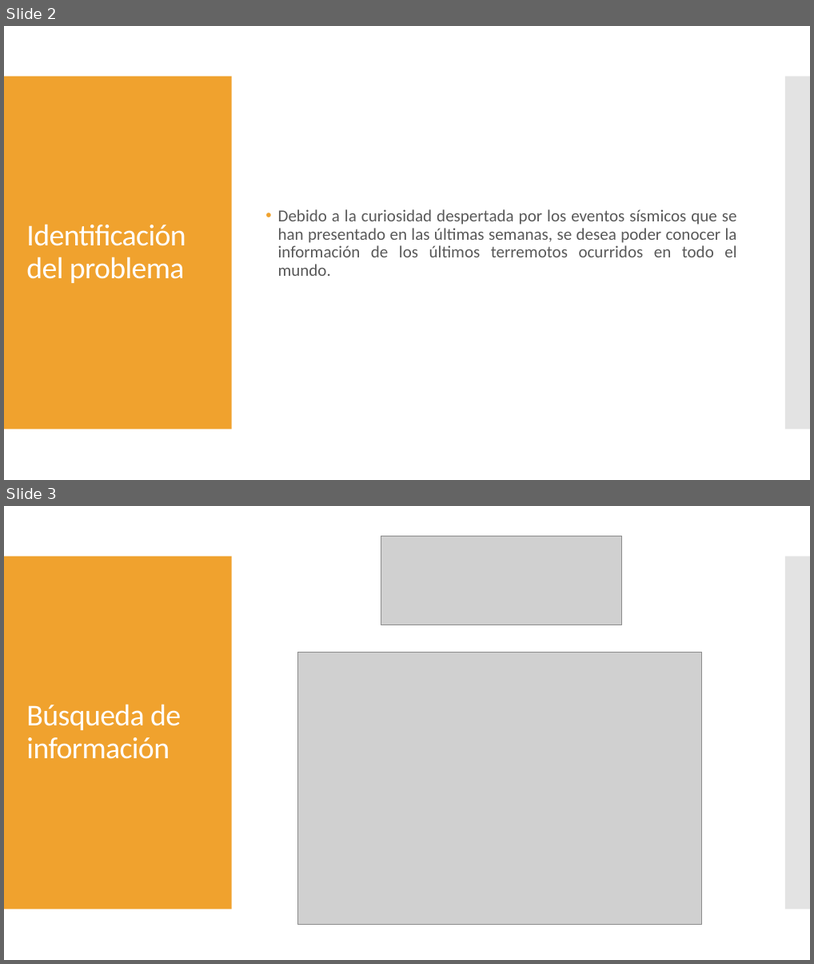
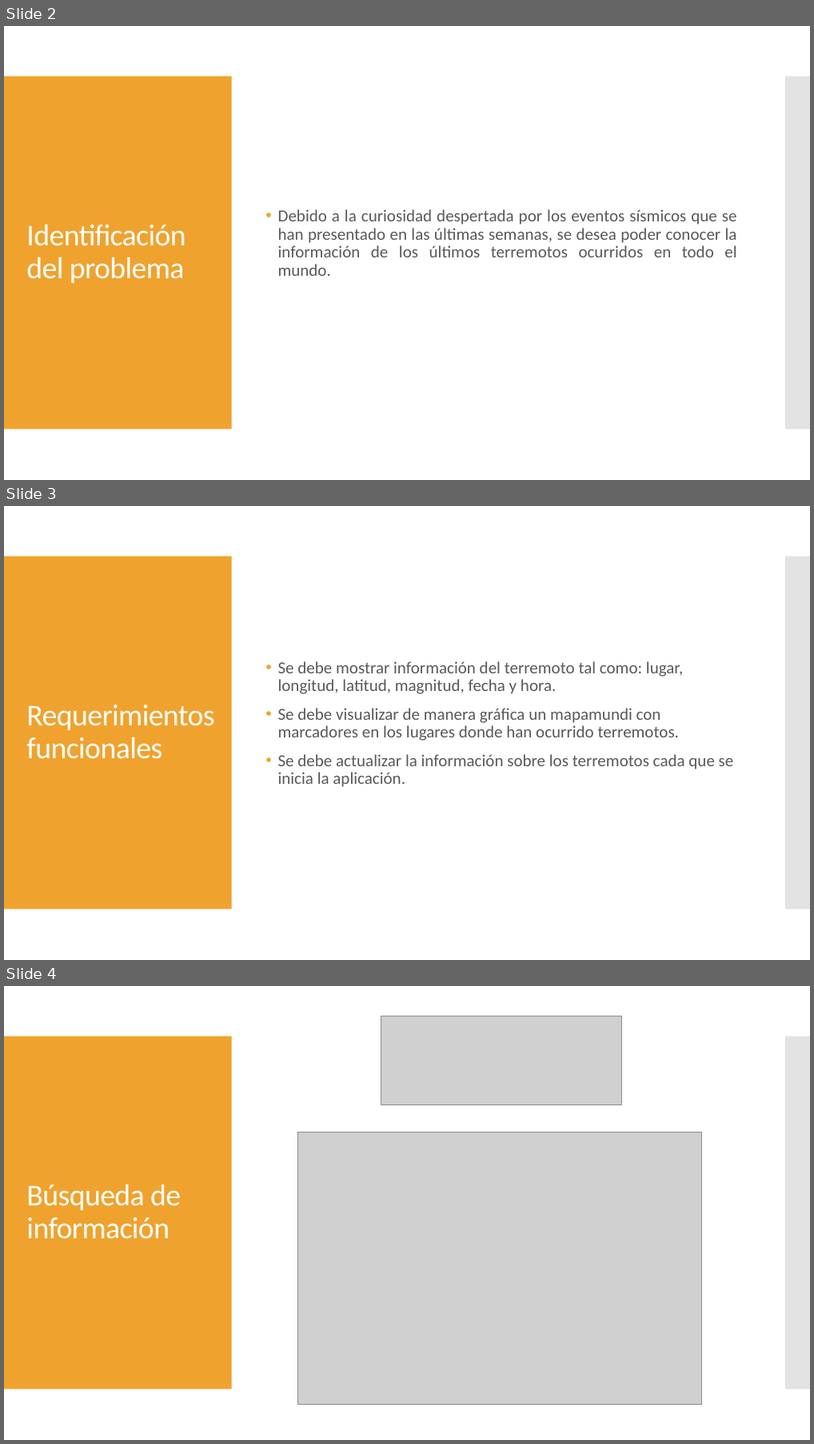
Before and after one commit to camilaleniss/TallerGMap, a slide deck: Presentación Taller GMap.pptx. Shown one above the other, each under a label of ours: slides 2 and 3 before the commit, slides 2, 3 and 4 after it. The pictures are 814x964 and 814x1444 pixels, drawn with LibreOffice and Linux fonts; fonts in the diff are those of the drawing; grey boxes stand for pictures. Boxes give left, top, right and bottom in pixels: in the first picture for what was removed or moved away, otherwise in the second. Text is boxed around its words. In the diff, an @@ line names an element or a change of style, - is before the commit and + after.

```diff
--- a/Presentación Taller GMap.pptx
+++ b/Presentación Taller GMap.pptx
@@ slide 3 added at [4,506,810,960], background #FFFFFF; not listed: 2 template elements that a slide beside it also shows @@
@@ text added at [278,661,734,787], 20 pt, text #595959 @@
+• Se debe mostrar información del terremoto tal como: lugar, longitud, latitud, magnitud, fecha y hora.
+• Se debe visualizar de manera gráfica un mapamundi con marcadores en los lugares donde han ocurrido terremotos.
+• Se debe actualizar la información sobre los terremotos cada que se inicia la aplicación.
@@ title added at [26,704,214,759], 36 pt, text #FFFFFF @@
+Requerimientos funcionales
@@ what was slide 3 is now slide 4 @@
```
Also in this commit, not shown: 1 slide changed, 1 other slide added, 1 slide removed, 1 other file.
